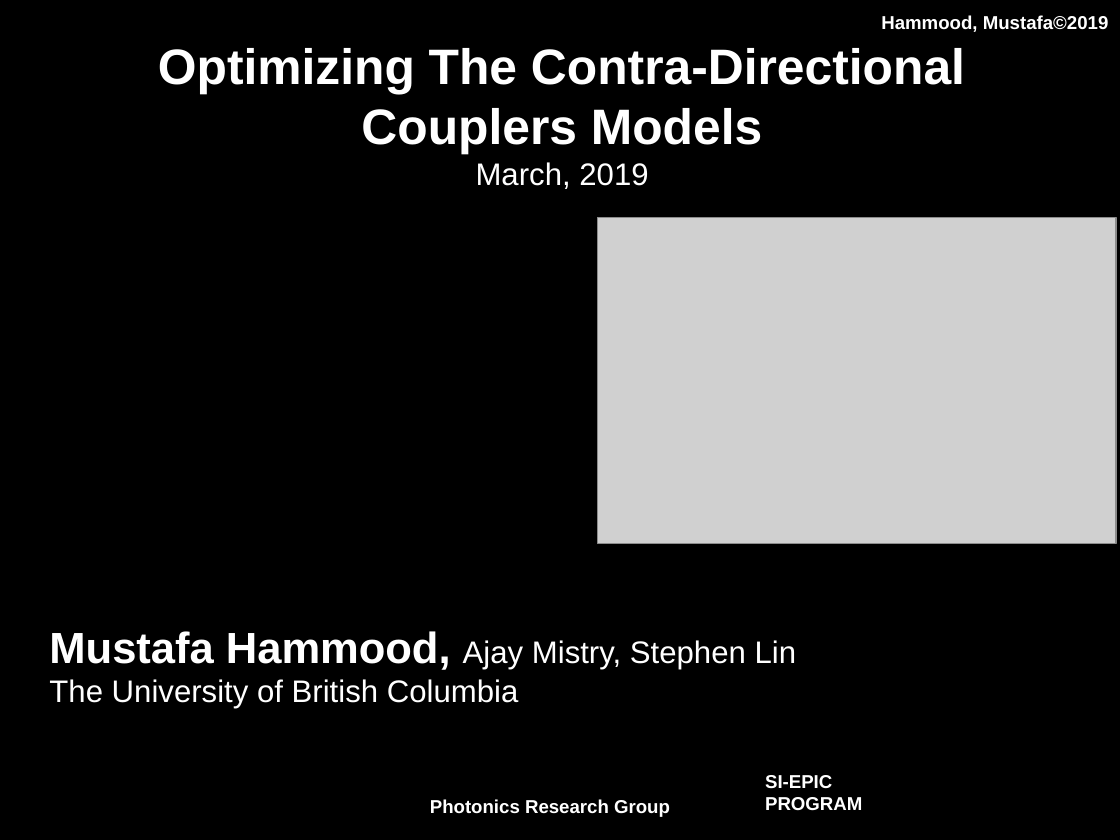
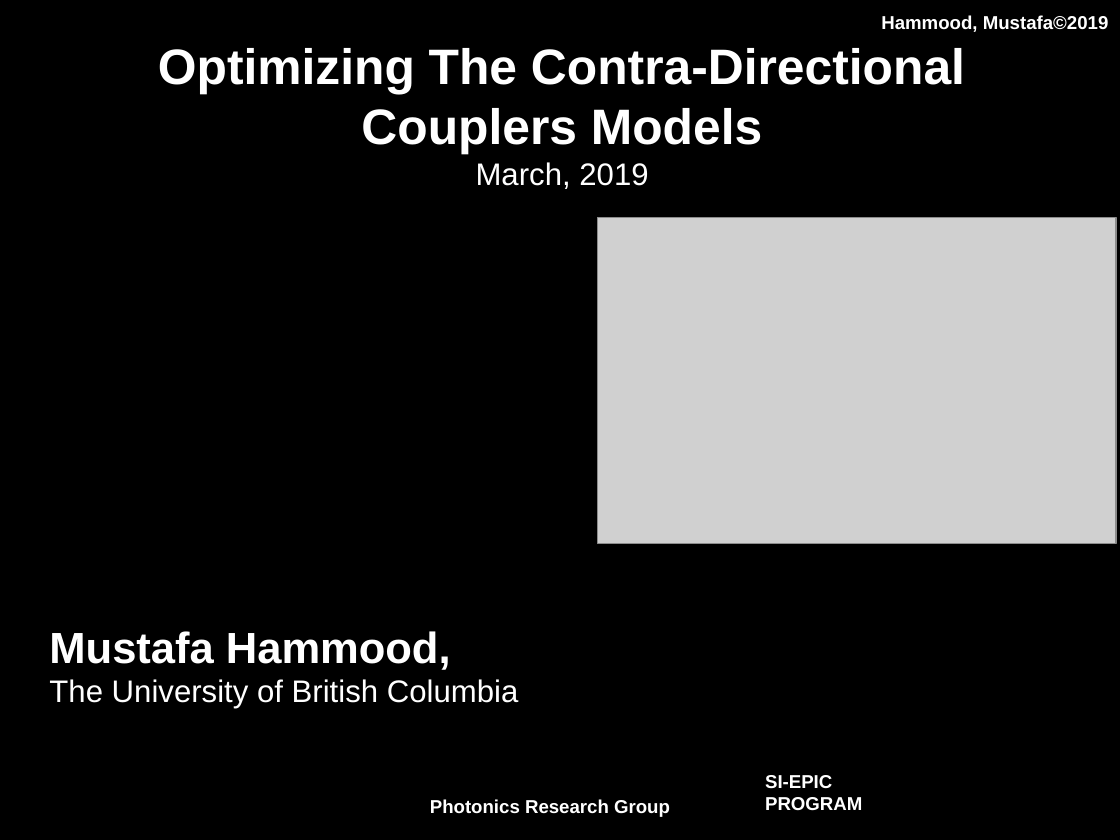
Before and after one commit to mustafacc/SiEPIC_Photonics_Package, a slide deck: slide 1 of SiEPIC_Photonics_Package/solvers_simulators/contraDC/Documentation/contraDC_Simulator.pptx. Drawn at 1120x840 pixels with LibreOffice and Linux fonts; fonts in the diff are those of the drawing; grey boxes stand for pictures; background and template pictures are left out. Boxes give left, top, right and bottom in pixels: in the first picture for what was removed or moved away, otherwise in the second. Text is boxed around its words. In the diff, an @@ line names an element or a change of style, - is before the commit and + after.

Commit message:
solvers: contraDC: clean up

```diff
--- a/SiEPIC_Photonics_Package/solvers_simulators/contraDC/Documentation/contraDC_Simulator.pptx
+++ b/SiEPIC_Photonics_Package/solvers_simulators/contraDC/Documentation/contraDC_Simulator.pptx
@@ text at <box>49,631,451,670</box>: text changed; size 20 to 28 pt; bold on @@
-Mustafa Hammood, Ajay Mistry, Stephen Lin
+Mustafa Hammood,
```
Also in this commit, not shown: 7 other files.
